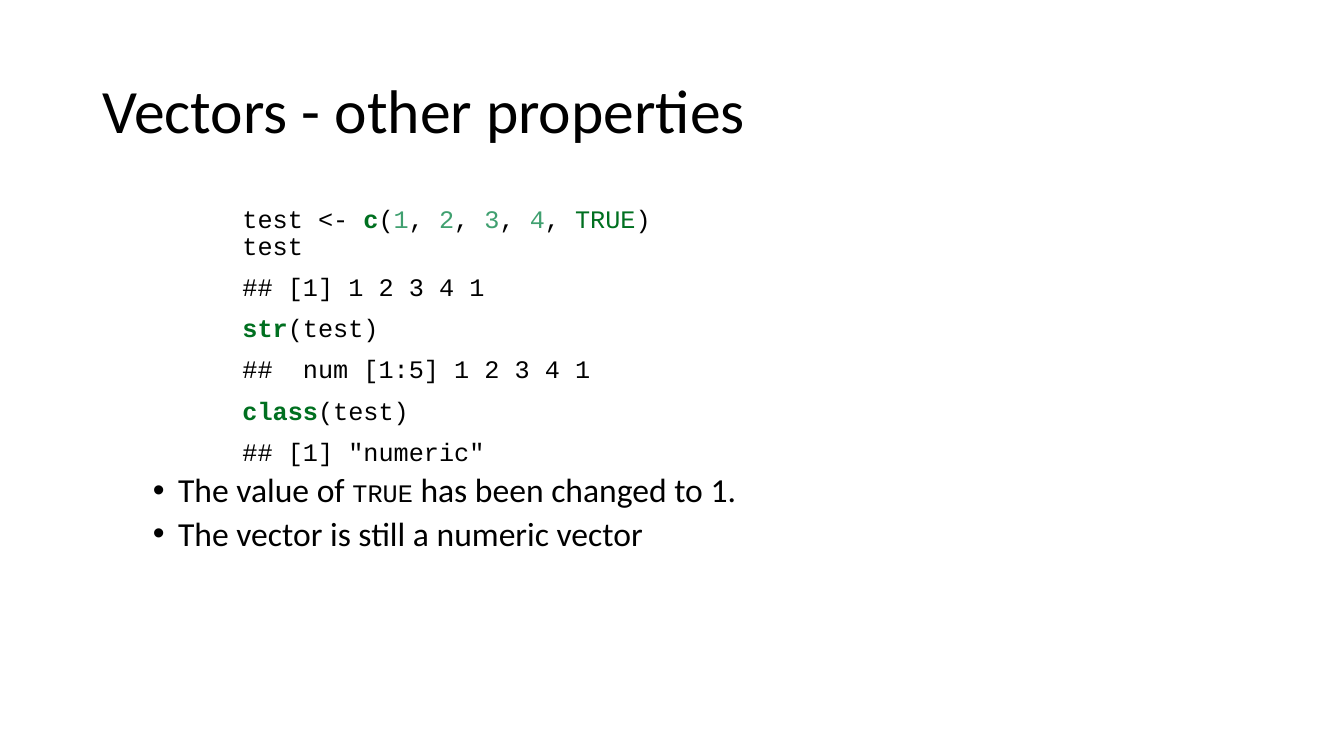
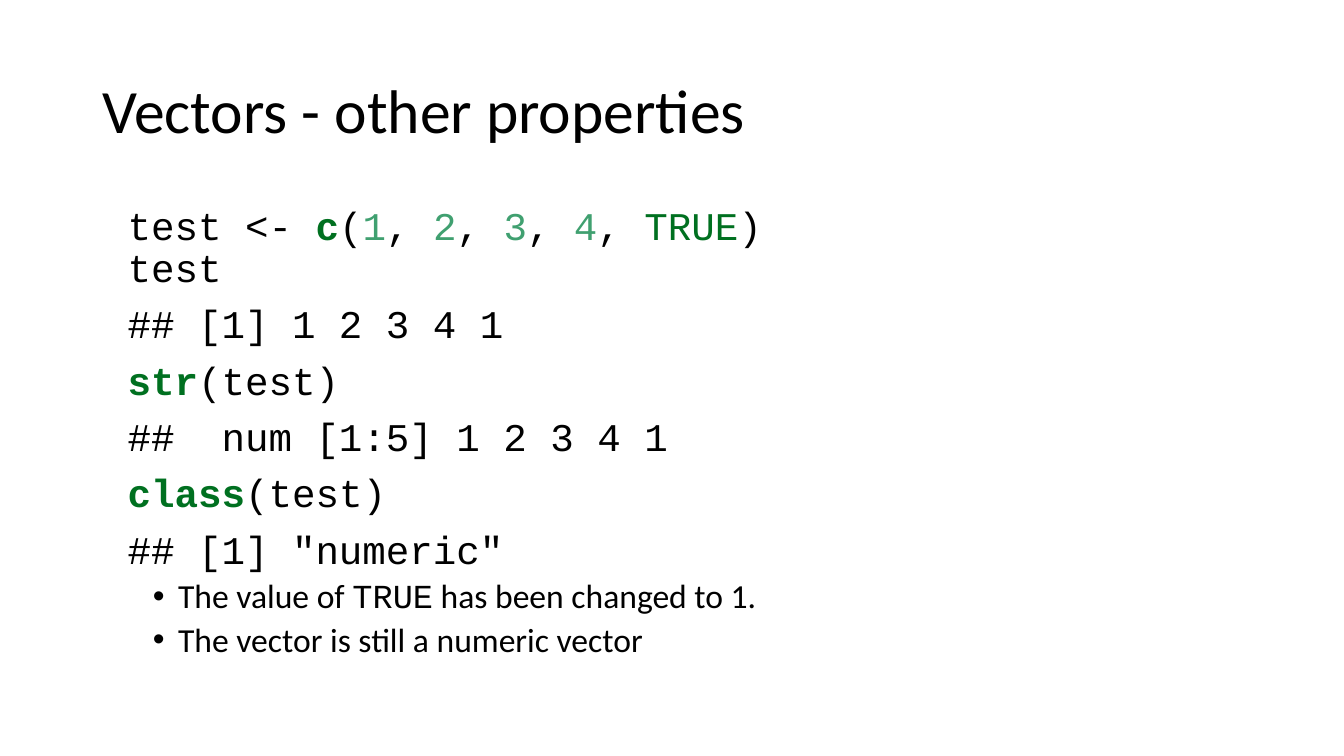
Before and after one commit to ClinicianCoders/ClinicianCoders, a slide deck: slide 35 of Workshops/Workshop1.pptx. Drawn at 1344x756 pixels with LibreOffice and Linux fonts; fonts in the diff are those of the drawing. Boxes give left, top, right and bottom in pixels: in the first picture for what was removed or moved away, otherwise in the second. Text is boxed around its words. In the diff, an @@ line names an element or a change of style, - is before the commit and + after.

```diff
--- a/Workshops/Workshop1.pptx
+++ b/Workshops/Workshop1.pptx
@@ text at box(128, 212, 761, 614): size 18 to 28 pt in "test <- c(1, 2, 3, 4, TRUE) ...", "## [1] 1 2 3 4 1", "str(test)", "## num [1:5] 1 2 3 4 ..." and 2 more places; size 18 to 24 pt in "TRUE"; indent changed @@
```
Also in this commit, not shown: 26 other slides changed, 8 other files.
